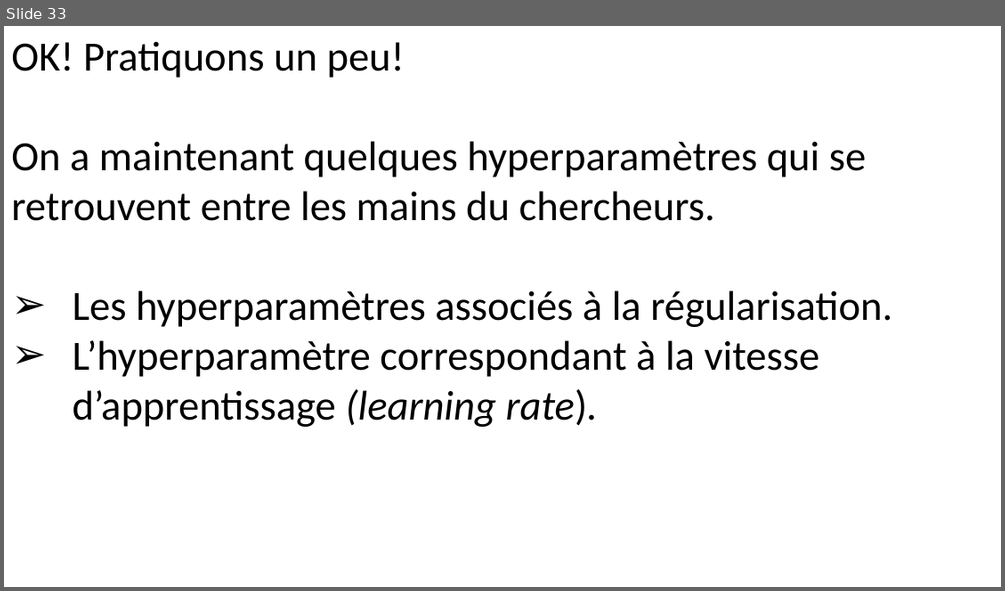
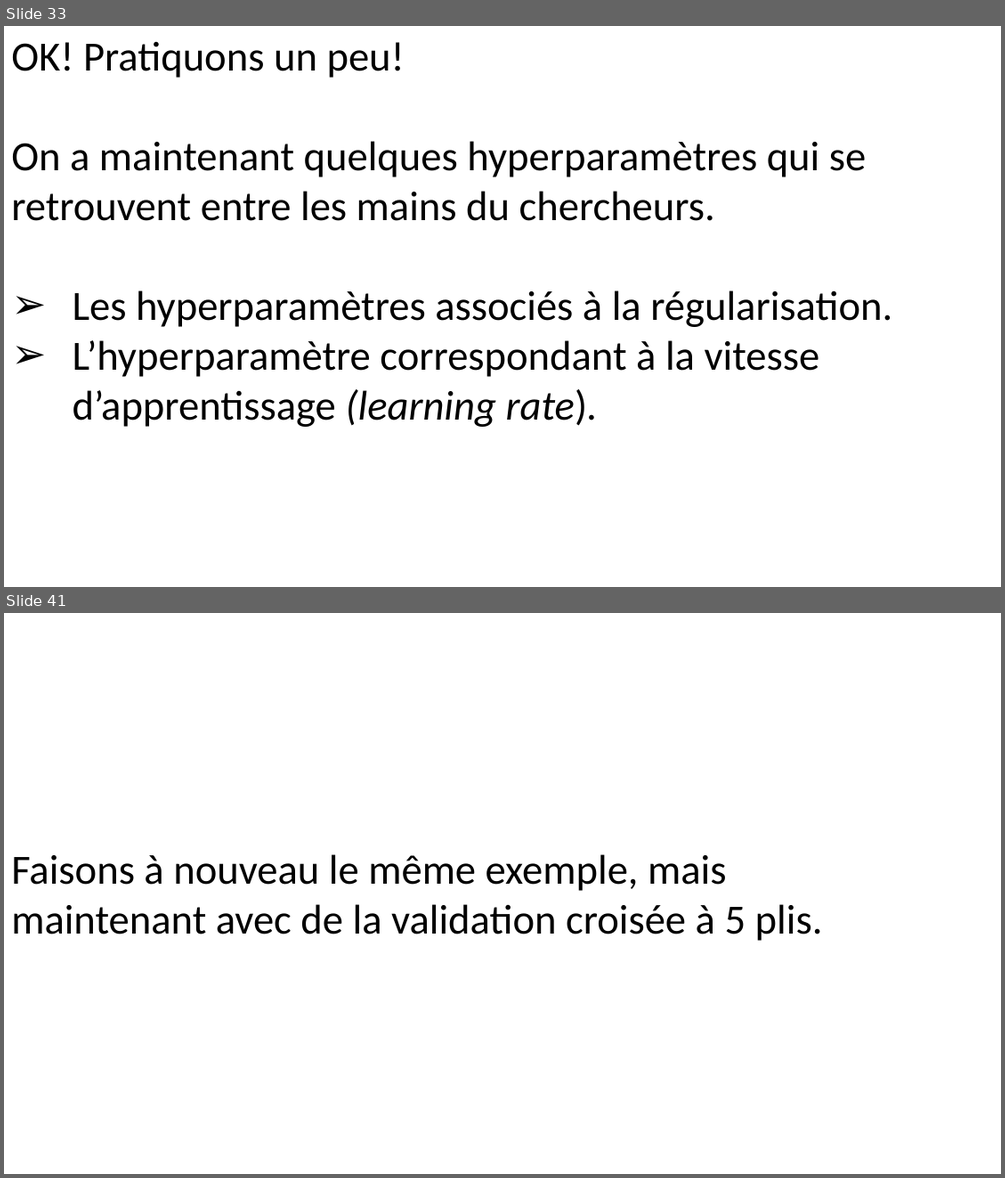
Before and after one commit to pnplab/ML_CRIUSMM, a slide deck: cours_2/img/cours_2.pptx. Shown one above the other, each under a label of ours: slide 33 before the commit, slides 33 and 41 after it; the slides between them are not shown. The pictures are 1005x591 and 1005x1178 pixels, drawn with LibreOffice and Linux fonts; fonts in the diff are those of the drawing. Boxes give left, top, right and bottom in pixels: in the first picture for what was removed or moved away, otherwise in the second. Text is boxed around its words. In the diff, an @@ line names an element or a change of style, - is before the commit and + after.

```diff
--- a/cours_2/img/cours_2.pptx
+++ b/cours_2/img/cours_2.pptx
@@ slide 41 added at [4, 613, 1001, 1174], background #FFFFFF @@
@@ text added at [11, 854, 823, 941], 40 pt, text #000000 @@
+Faisons à nouveau le même exemple, mais
+maintenant avec de la validation croisée à 5 plis.
```
Also in this commit, not shown: 8 other slides added, 10 other files.
